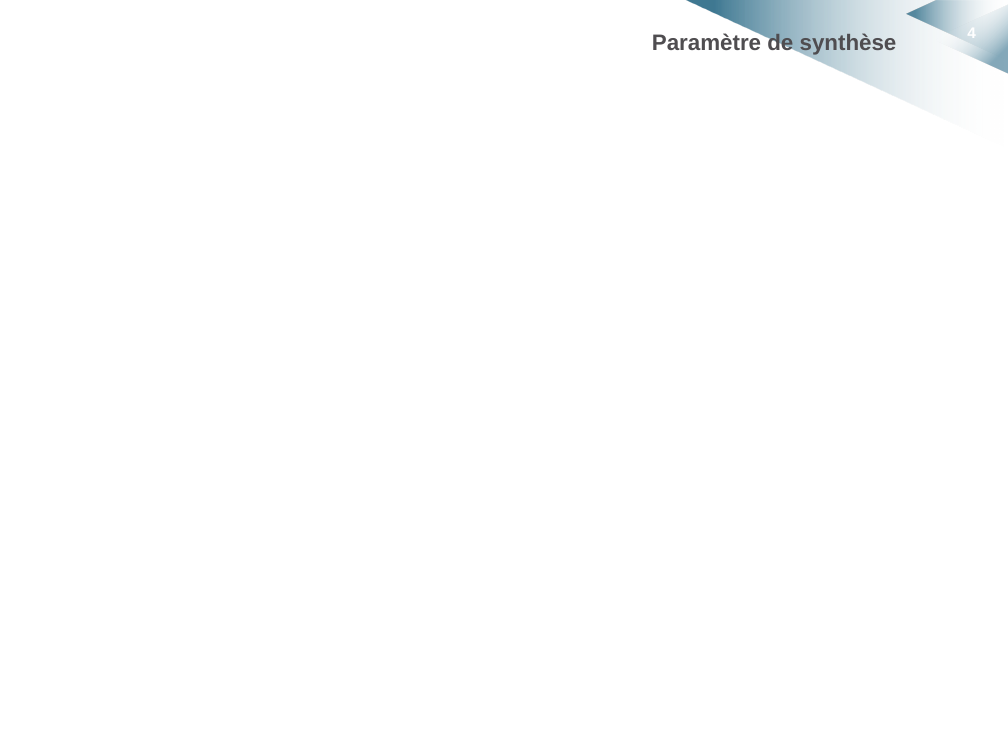
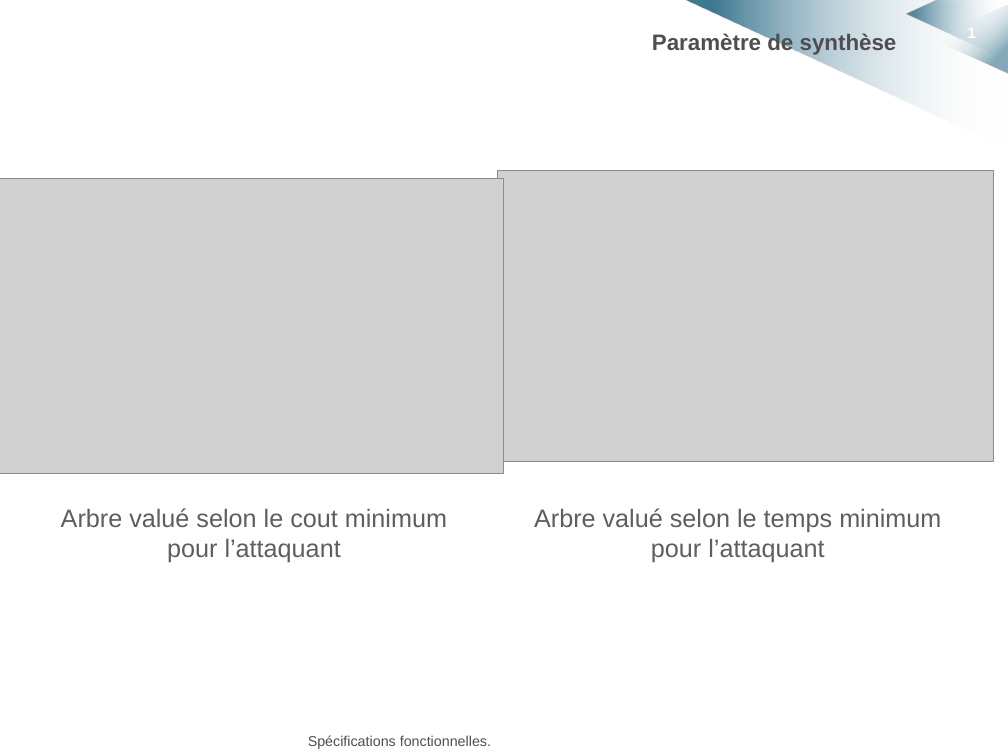
Before and after one commit to HKervadec/korrigolo, a slide deck: slide 1 of soutenances/projet_decembre/spec.pptx (slide 4 before the commit). Drawn at 1008x756 pixels with LibreOffice and Linux fonts; fonts in the diff are those of the drawing; grey boxes stand for pictures; background and template pictures are left out. Boxes give left, top, right and bottom in pixels: in the first picture for what was removed or moved away, otherwise in the second. Text is boxed around its words. In the diff, an @@ line names an element or a change of style, - is before the commit and + after.

```diff
--- a/soutenances/projet_decembre/spec.pptx
+++ b/soutenances/projet_decembre/spec.pptx
@@ page number at box(967, 24, 976, 41): text changed @@
-4
+1
@@ picture added at box(0, 178, 504, 474) @@
@@ picture added at box(497, 170, 994, 462) @@
@@ text added at box(61, 508, 447, 562), 18 pt, text #5F5E5E @@
+Arbre valué selon le cout minimum pour l’attaquant
@@ text added at box(534, 508, 941, 562), 18 pt, text #5F5E5E @@
+Arbre valué selon le temps minimum pour l’attaquant
@@ text added at box(308, 735, 491, 749), 10.2 pt, text #4F4D50 @@
+Spécifications fonctionnelles.
```
Also in this commit, not shown: 1 other slide changed, 5 slides added, 9 other files.
